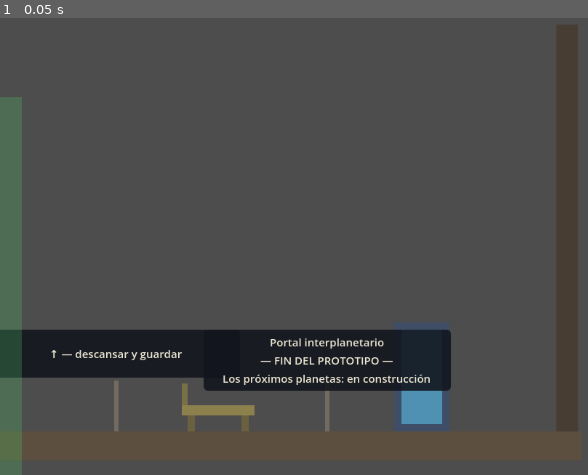
Above: before the commit, frame 1.
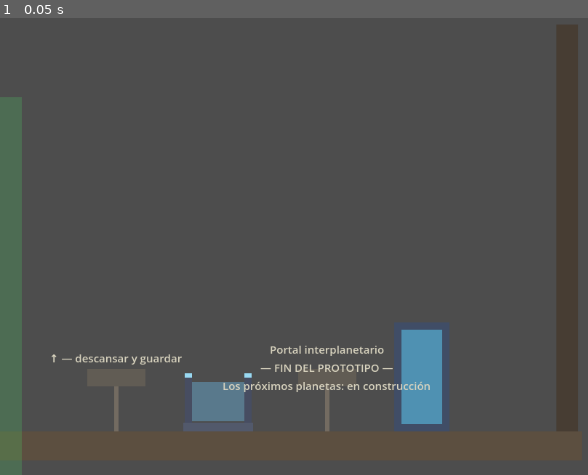
Above: after the commit, the same moment.

Repository: TrittoG/austral
Game: Godot game, scene res://scenes/rooms/planet1/p1_exit.tscn
Two runs of this game, one before a commit and one after it. Both use one fixed random seed, a clock stepped at 60 frames per second and the inputs below. This scene is started directly instead of the project's main scene.
Inputs:
- Up to frame 1 (0.05 s): no input

The runs differ from the first frame. In frame 1, 10% of the frame differs, in the area x 0-77%, y 68-91%.

Commit message:
Carteles revertidos + checkpoint como capsula de reposo espacial
- sign.tscn vuelve exactamente al diseno anterior (poste + placa
  chica + texto flotante, sin fondo).
- El checkpoint deja de ser un banco de madera: ahora es una capsula
  de reposo (dos pilones con luces y un campo de energia entre medio).
  El campo se ve celeste tenue y se dora cuando es tu punto de
  guardado activo. Misma logica, mismo ancho generoso de interaccion.

Co-Authored-By: Claude Fable 5 <noreply@anthropic.com>

Diff:
--- a/scenes/props/bench.tscn
+++ b/scenes/props/bench.tscn
@@ -1,11 +1,11 @@
-[gd_scene format=3 uid="uid://c1bench00argen"]
+[gd_scene format=3 uid="uid://bjlq54xxpwf7b"]
 
 [ext_resource type="Script" path="res://scripts/checkpoint.gd" id="1_bench"]
 
 [sub_resource type="RectangleShape2D" id="shape_bench_zone"]
 size = Vector2(130, 110)
 
-[node name="Bench" type="Area2D"]
+[node name="RestPod" type="Area2D"]
 collision_layer = 0
 collision_mask = 2
 script = ExtResource("1_bench")
@@ -14,30 +14,44 @@
 position = Vector2(0, -15)
 shape = SubResource("shape_bench_zone")
 
+[node name="Base" type="ColorRect" parent="."]
+offset_left = -48.0
+offset_top = 28.0
+offset_right = 48.0
+offset_bottom = 40.0
+color = Color(0.32, 0.35, 0.42, 1)
+
+[node name="PylonLeft" type="ColorRect" parent="."]
+offset_left = -46.0
+offset_top = -34.0
+offset_right = -36.0
+offset_bottom = 28.0
+color = Color(0.28, 0.3, 0.38, 1)
+
+[node name="PylonRight" type="ColorRect" parent="."]
+offset_left = 36.0
+offset_top = -34.0
+offset_right = 46.0
+offset_bottom = 28.0
+color = Color(0.28, 0.3, 0.38, 1)
+
+[node name="TipLeft" type="ColorRect" parent="."]
+offset_left = -46.0
+offset_top = -40.0
+offset_right = -36.0
+offset_bottom = -34.0
+color = Color(0.6, 0.85, 0.95, 1)
+
+[node name="TipRight" type="ColorRect" parent="."]
+offset_left = 36.0
+offset_top = -40.0
+offset_right = 46.0
+offset_bottom = -34.0
+color = Color(0.6, 0.85, 0.95, 1)
+
 [node name="ColorRect" type="ColorRect" parent="."]
-offset_left = -50.0
-offset_top = 4.0
-offset_right = 50.0
-offset_bottom = 18.0
-color = Color(0.55, 0.5, 0.3, 1)
-
-[node name="Backrest" type="ColorRect" parent="."]
-offset_left = -50.0
-offset_top = -26.0
-offset_right = -42.0
-offset_bottom = 4.0
-color = Color(0.48, 0.44, 0.28, 1)
-
-[node name="LegLeft" type="ColorRect" parent="."]
-offset_left = -42.0
-offset_top = 18.0
-offset_right = -32.0
-offset_bottom = 40.0
-color = Color(0.42, 0.38, 0.25, 1)
-
-[node name="LegRight" type="ColorRect" parent="."]
-offset_left = 32.0
-offset_top = 18.0
-offset_right = 42.0
-offset_bottom = 40.0
-color = Color(0.42, 0.38, 0.25, 1)
+offset_left = -36.0
+offset_top = -28.0
+offset_right = 36.0
+offset_bottom = 26.0
+color = Color(0.4, 0.65, 0.8, 0.5)
--- a/scenes/props/sign.tscn
+++ b/scenes/props/sign.tscn
@@ -1,36 +1,31 @@
 [gd_scene format=3 uid="uid://c1sign000argen"]
 
 [ext_resource type="Script" path="res://scripts/sign.gd" id="1_sign"]
-
-[sub_resource type="StyleBoxFlat" id="style_plate"]
-content_margin_left = 12.0
-content_margin_top = 6.0
-content_margin_right = 12.0
-content_margin_bottom = 6.0
-bg_color = Color(0.07, 0.08, 0.11, 0.88)
-corner_radius_top_left = 6
-corner_radius_top_right = 6
-corner_radius_bottom_right = 6
-corner_radius_bottom_left = 6
 
 [node name="Sign" type="Node2D"]
 script = ExtResource("1_sign")
 
 [node name="Post" type="ColorRect" parent="."]
 offset_left = -3.0
-offset_top = -30.0
+offset_top = -26.0
 offset_right = 3.0
 offset_bottom = 40.0
 color = Color(0.45, 0.42, 0.38, 1)
 
+[node name="Plate" type="ColorRect" parent="."]
+offset_left = -40.0
+offset_top = -46.0
+offset_right = 40.0
+offset_bottom = -22.0
+color = Color(0.38, 0.36, 0.33, 1)
+
 [node name="Label" type="Label" parent="."]
 offset_left = -170.0
-offset_top = -100.0
+offset_top = -84.0
 offset_right = 170.0
-offset_bottom = -34.0
-theme_override_colors/font_color = Color(0.93, 0.91, 0.83, 1)
+offset_bottom = -50.0
+theme_override_colors/font_color = Color(0.85, 0.83, 0.75, 1)
 theme_override_font_sizes/font_size = 15
-theme_override_styles/normal = SubResource("style_plate")
 text = "..."
 horizontal_alignment = 1
-vertical_alignment = 1
+vertical_alignment = 2
--- a/scripts/checkpoint.gd
+++ b/scripts/checkpoint.gd
@@ -1,17 +1,19 @@
 extends Area2D
 
 # ============================================================
-#  CHECKPOINT (banco, estilo Hollow Knight)
-#  Te parás encima y apretás "interact" (E): guarda la partida,
-#  fija este punto como respawn y te recupera la vida.
+#  CHECKPOINT — cápsula de reposo
+#  Rol de los bancos de Hollow Knight, en clave espacial: te
+#  parás en el campo de energía y apretás "interact" (↑):
+#  guarda la partida, fija el respawn y te recupera la vida.
 # ============================================================
 
 ## Si recupera la vida al usarlo.
 @export var restore_health: bool = true
 
-# Colores del placeholder: dorado si es el banco activo, apagado si no.
-const ACTIVE_COLOR := Color(1.0, 0.85, 0.3, 1.0)
-const IDLE_COLOR := Color(0.55, 0.5, 0.3, 1.0)
+# Colores del campo de energía de la cápsula: dorado si es el
+# checkpoint activo, celeste tenue si no.
+const ACTIVE_COLOR := Color(1.0, 0.85, 0.4, 0.75)
+const IDLE_COLOR := Color(0.4, 0.65, 0.8, 0.5)
 
 var player_in_range: bool = false
 
